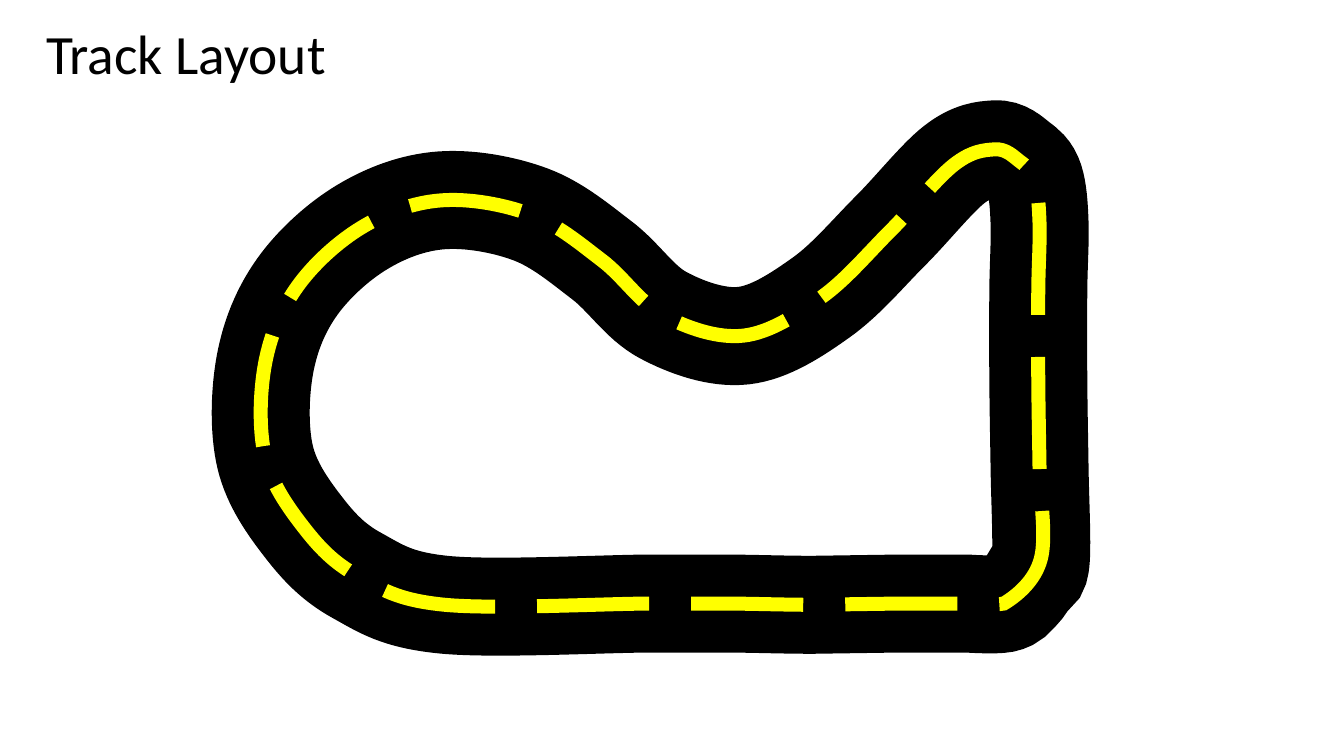
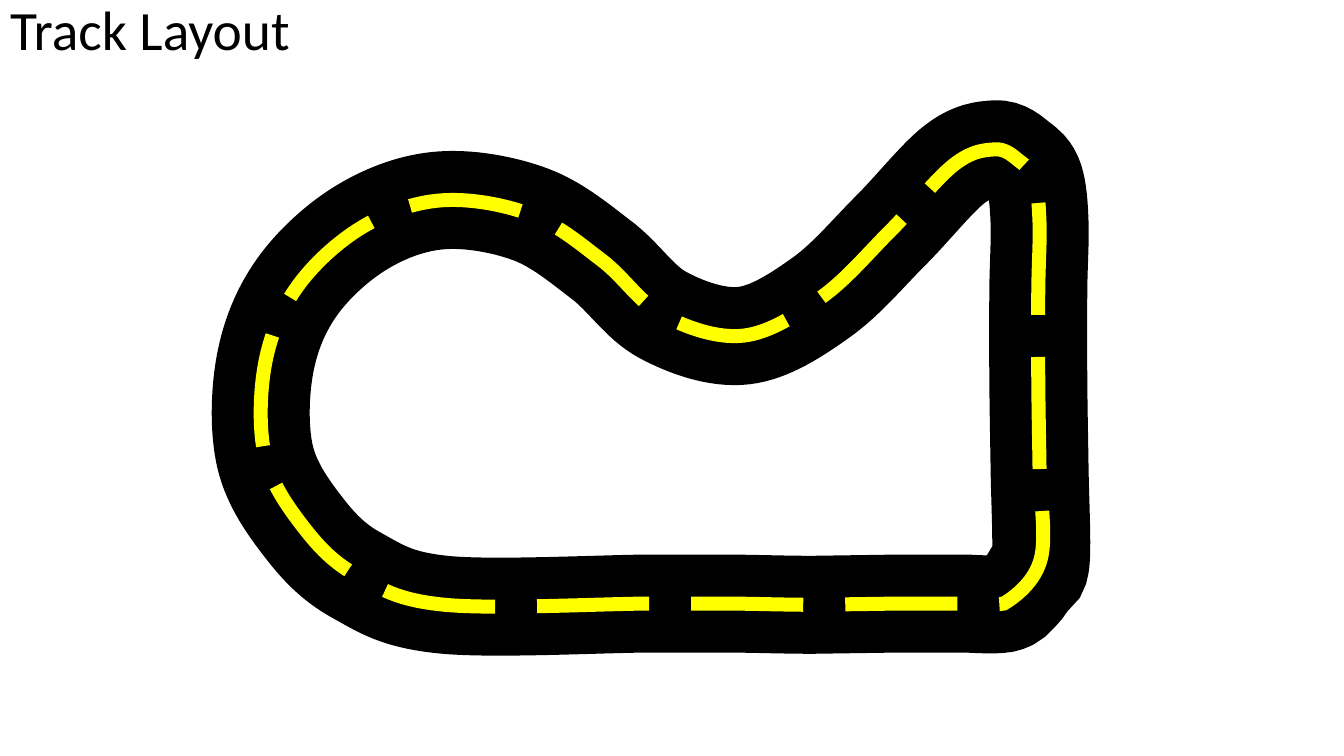
Before and after one commit to CoderDojoTC/ai-racing-league, a slide deck: slide 5 of slides/Track-Standards.pptx. Drawn at 1344x756 pixels with LibreOffice and Linux fonts; fonts in the diff are those of the drawing. Boxes give left, top, right and bottom in pixels: in the first picture for what was removed or moved away, otherwise in the second. Text is boxed around its words. In the diff, an @@ line names an element or a change of style, - is before the commit and + after.

```diff
--- a/slides/Track-Standards.pptx
+++ b/slides/Track-Standards.pptx
@@ title "Track Layout": place and size @@
-title "Track Layout" at (46,35,326,83)
+title "Track Layout" at (10,11,289,59)
```
Also in this commit, not shown: 3 other files.
